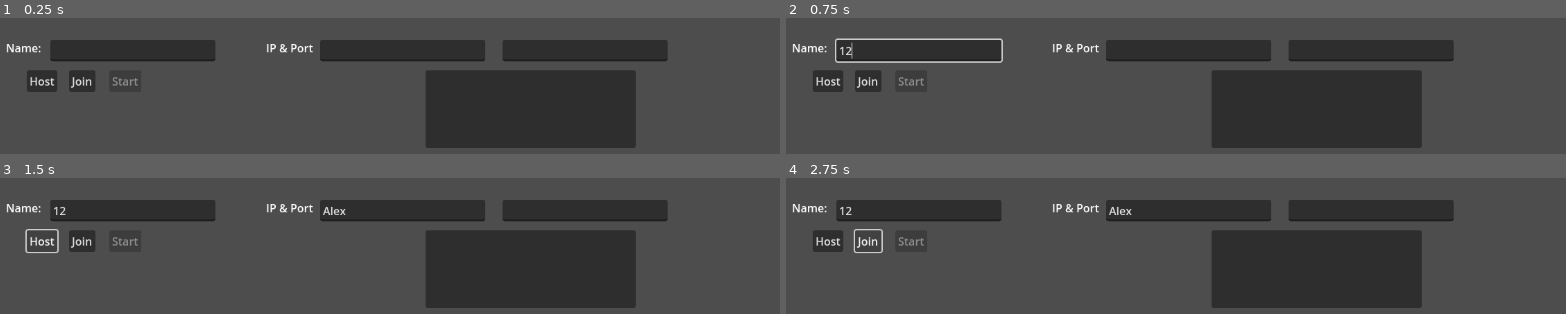
Above: before the commit, frames 1-4 (two rows, left to right).
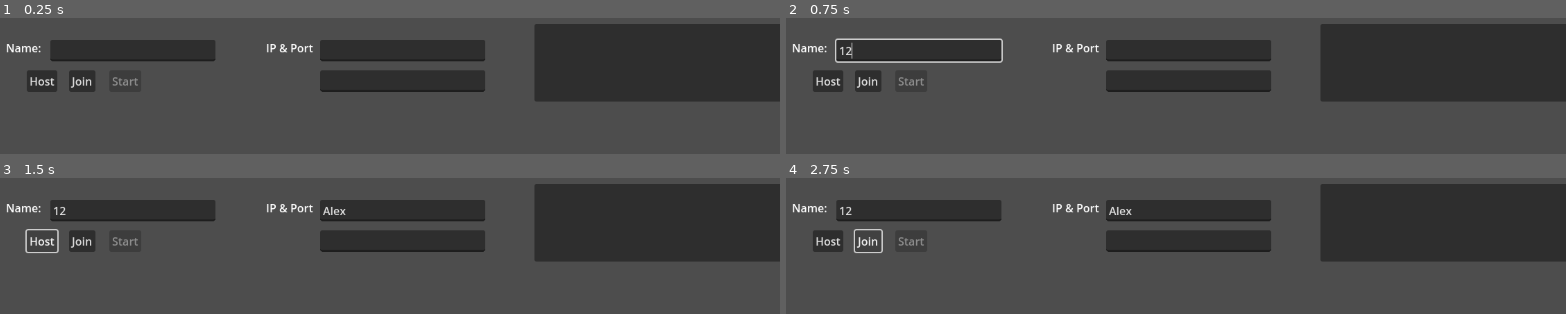
Above: after the commit, the same moments.

Repository: OneWhoLepps/TribalDynamics
Game: Godot game, scene res://Scenes/TutorialLobbyScene.tscn
The game is run twice, just before and just after one commit, with the same random seed, the same clock (stepped at 60 frames per second) and the same inputs.
Inputs (mouse positions are in pixels of both pictures, inside the frame that each line leads up to):
- Up to frame 1 (0.25 s): no input
- Up to frame 2 (0.75 s): click (918, 50) at 0.52 s; type "12" at 0.6 s
- Up to frame 3 (1.5 s): click (405, 210) at 0.75 s; type "Alex" at 0.83 s; click "Host" at 1.25 s
- Up to frame 4 (2.75 s): click "Join" at 2 s

The runs differ from the first frame. In frame 1, 26% of the frame differs, in the area x 41-100%, y 4-96%; in frame 2, 26%; in frame 3, 26%; in frame 4, 26%.
Error before the commit: Attempt to call function 'compress' in base 'null instance' on a null instance. (res://Scenes/TutorialMultiplayerController.gd:36)
Error after the commit: Attempt to call function 'compress' in base 'null instance' on a null instance. (res://Scenes/TutorialMultiplayerController.gd:49)

Commit message:
Lobby scene working!
-Passing players and chatlog to each player.
-Need to figure out actual networking and how to bring in other players via ip and port (via port forwarding... somehow)

Diff:
--- a/Scenes/GameBoard.tscn
+++ b/Scenes/GameBoard.tscn
@@ -8,57 +8,57 @@
 
 extends Control
 
-# Store player numbers and turn status
-var player_numbers := [0, 0, 0, 0] # One number per player
-var player_turns_done := [false, false, false, false] # One flag per player
-
-# References to UI labels for numbers
-var number_labels := [
-	$Player1/NumberLabel,
-	$Player2/NumberLabel,
-	$Player3/NumberLabel,
-	$Player4/NumberLabel
-]
-
-# Called when a player's increment button is pressed
-func _on_Increment_pressed(player_id: int) -> void:
-	if player_turns_done[player_id]:
-		return # Player can't increment after ending their turn
-
-	player_numbers[player_id] += 1
-	number_labels[player_id].text = \"?\" # Keep hidden until all are done
-
-# Called when a player's end turn button is pressed
-func _on_EndTurn_pressed(player_id: int) -> void:
-	if player_turns_done[player_id]:
-		return # Ignore if already ended
-
-	player_turns_done[player_id] = true
-	$Player1/EndTurn.disabled = true
-	$Player2/EndTurn.disabled = true
-	$Player3/EndTurn.disabled = true
-	$Player4/EndTurn.disabled = true
-
-	# Re-enable others who haven't ended yet
-	for i in range(4):
-		if not player_turns_done[i]:
-			get_node(\"Player%d/EndTurn\" % (i + 1)).disabled = false
-
-	if all_players_done():
-		reveal_numbers()
-
-func all_players_done() -> bool:
-	for done in player_turns_done:
-		if not done:
-			return false
-	return true
-
-func reveal_numbers():
-	for i in range(4):
-		number_labels[i].text = str(player_numbers[i])
-		get_node(\"Player%d/Increment\" % (i + 1)).disabled = true
-		get_node(\"Player%d/EndTurn\" % (i + 1)).disabled = true
-
+## Store player numbers and turn status
+#var player_numbers := [0, 0, 0, 0] # One number per player
+#var player_turns_done := [false, false, false, false] # One flag per player
+#
+## References to UI labels for numbers
+#var number_labels := [
+	#$Player1/NumberLabel,
+	#$Player2/NumberLabel,
+	#$Player3/NumberLabel,
+	#$Player4/NumberLabel
+#]
+#
+## Called when a player's increment button is pressed
+#func _on_Increment_pressed(player_id: int) -> void:
+	#if player_turns_done[player_id]:
+		#return # Player can't increment after ending their turn
+#
+	#player_numbers[player_id] += 1
+	#number_labels[player_id].text = \"?\" # Keep hidden until all are done
+#
+## Called when a player's end turn button is pressed
+#func _on_EndTurn_pressed(player_id: int) -> void:
+	#if player_turns_done[player_id]:
+		#return # Ignore if already ended
+#
+	#player_turns_done[player_id] = true
+	#$Player1/EndTurn.disabled = true
+	#$Player2/EndTurn.disabled = true
+	#$Player3/EndTurn.disabled = true
+	#$Player4/EndTurn.disabled = true
+#
+	## Re-enable others who haven't ended yet
+	#for i in range(4):
+		#if not player_turns_done[i]:
+			#get_node(\"Player%d/EndTurn\" % (i + 1)).disabled = false
+#
+	#if all_players_done():
+		#reveal_numbers()
+#
+#func all_players_done() -> bool:
+	#for done in player_turns_done:
+		#if not done:
+			#return false
+	#return true
+#
+#func reveal_numbers():
+	#for i in range(4):
+		#number_labels[i].text = str(player_numbers[i])
+		#get_node(\"Player%d/Increment\" % (i + 1)).disabled = true
+		#get_node(\"Player%d/EndTurn\" % (i + 1)).disabled = true
+#
 
 
 func _on_button_down():
--- a/Scenes/TutorialLobbyScene.tscn
+++ b/Scenes/TutorialLobbyScene.tscn
@@ -71,17 +71,16 @@
 offset_bottom = 54.0
 
 [node name="PortTextField" type="LineEdit" parent="."]
-offset_left = 750.0
-offset_top = 23.0
-offset_right = 988.0
-offset_bottom = 54.0
+offset_left = 487.0
+offset_top = 67.0
+offset_right = 725.0
+offset_bottom = 98.0
 
 [node name="ReadonlyChatbox" type="ItemList" parent="."]
 layout_mode = 0
-offset_left = 639.0
-offset_top = 67.0
-offset_right = 942.0
-offset_bottom = 179.0
+offset_left = 796.0
+offset_right = 1301.0
+offset_bottom = 112.0
 
 [connection signal="button_down" from="HostGame" to="." method="_on_host_game_button_down"]
 [connection signal="button_down" from="JoinGame" to="." method="_on_join_game_button_down"]
--- a/Scenes/TutorialMultiplayerController.gd
+++ b/Scenes/TutorialMultiplayerController.gd
@@ -28,7 +28,20 @@
 	start_button.disabled = false
 
 	var my_id = multiplayer.get_unique_id()
-	SendPlayerInformation(name_input.text, my_id)
+	HostGame(name_input.text, my_id, GameManager.RED)
+
+func HostGame(name, id, color):
+	if !GameManager.Players.has(id):
+		GameManager.Players[id] = {
+			"name": name,
+			 "id": id,
+			 "color": color,
+			 "health": 10
+			}
+
+		var message = "%s has joined the lobby with color %s." % [name, color]
+		GameManager.Chatbox.append(message)
+		refresh_chatbox()
 
 func _on_join_game_button_down():
 	peer = ENetMultiplayerPeer.new()
@@ -44,6 +57,10 @@
 	var scene = load("res://Scenes/GameBoard.tscn").instantiate()
 	get_tree().root.add_child(scene)
 
+@rpc("any_peer", "call_local")
+func RemoveColorFromUnassignedList():
+	GameManager.OpenColors.pop_front()
+
 func peer_connected(id):
 	print("Player Connected: ", id)
 
@@ -53,37 +70,77 @@
 func connected_to_server():
 	print("Connected to server!")
 	var my_id = multiplayer.get_unique_id()
-	SendPlayerInformation.rpc_id(1, name_input.text, my_id)
+	#call request join on host client
+	RequestJoin.rpc_id(1, name_input.text, multiplayer.get_unique_id())
 
 @rpc("any_peer")
-func SendPlayerInformation(name: String, id: int):
-	if !GameManager.Players.has(id):
-		GameManager.Players[id] = {"name": name, "id": id}
-		var message = "%s has joined the lobby." % name
-		GameManager.Chatbox.append(message)
-		refresh_chatbox()
+func RequestJoin(name: String, id: int):
+	if !multiplayer.is_server():
+		return
 
-		# Broadcast to all players
-		AddChatMessage.rpc(message)
+	if GameManager.OpenColors.is_empty():
+		print("No colors left!")
+		return
 
-		# Also send full chat history to the new player
-		if multiplayer.is_server():
-			SendFullChatHistory.rpc_id(id, GameManager.Chatbox)
+	#server pops a color
+	var assigned_color = GameManager.OpenColors[0]
+	GameManager.OpenColors.pop_front()
 
-@rpc("any_peer")
-func AddChatMessage(message: String):
-	GameManager.Chatbox.append(message)
-	refresh_chatbox()
+	#server adds join message to its own chatbox
+	#and adds player to its playerlist
+	var join_msg = "%s has joined the lobby with color %s." % [name, assigned_color]
+	GameManager.Chatbox.append(join_msg)
+	AddPlayerToGameManager(id, name, assigned_color)
+
+	#clients call requestjoin, and server executes
+
+	#send server chat history to client that calls this
+	SendFullChatHistory.rpc(GameManager.Chatbox)
+	#update server's chathistory
+	UpdateChatHistory(GameManager.Chatbox)
+
+
+	SendAvailableColors.rpc(GameManager.OpenColors)
+	SendAllPlayerData.rpc(GameManager.Players)
 
 @rpc("authority")
 func SendFullChatHistory(history: Array):
+	UpdateChatHistory(history)
+
+@rpc("authority")
+func SendAllPlayerData(players: Dictionary):
+	_sync_all_players(players)
+
+@rpc("authority")
+func SendAvailableColors(colors: Array):
+	GameManager.OpenColors = colors.duplicate()
+
+@rpc("any_peer")
+func SendPlayerInformation(name: String, id: int, color: int):
+	AddPlayerToGameManager(id, name, color)
+
+func UpdateChatHistory(history: Array):
 	GameManager.Chatbox = history.duplicate()
 	refresh_chatbox()
 
-func add_chat_message(message: String):
-	GameManager.Chatbox.append(message)
-	AddChatMessage.rpc(message)
-	refresh_chatbox()
+func AddPlayerToGameManager(id: int, name: String, color: int):
+	GameManager.Players[id] = {
+		"name": name,
+		"id": id,
+		"color": color,
+		"health": 10
+	}
+
+func _sync_all_players(players: Dictionary):
+	GameManager.Players.clear()
+	for id in players:
+		var player = players[id]
+		GameManager.Players[id] = {
+			"name": player["name"],
+			"id": player["id"],
+			"color": player["color"],
+			"health": player["health"]
+		}
 
 func refresh_chatbox():
 	chatbox.clear()
--- a/Scripts/GameManager.gd
+++ b/Scripts/GameManager.gd
@@ -1,11 +1,16 @@
 extends Node
 
+#this is a dictionary
 var Players = {}
+#this is list of messages to go into chatbox
 var Chatbox = []
 
+enum {RED, BLUE, YELLOW, GREEN}
+var OpenColors = [BLUE, YELLOW, GREEN]
 # Called when the node enters the scene tree for the first time.
 func _ready():
 	pass
+
 
 
 @rpc("any_peer")
